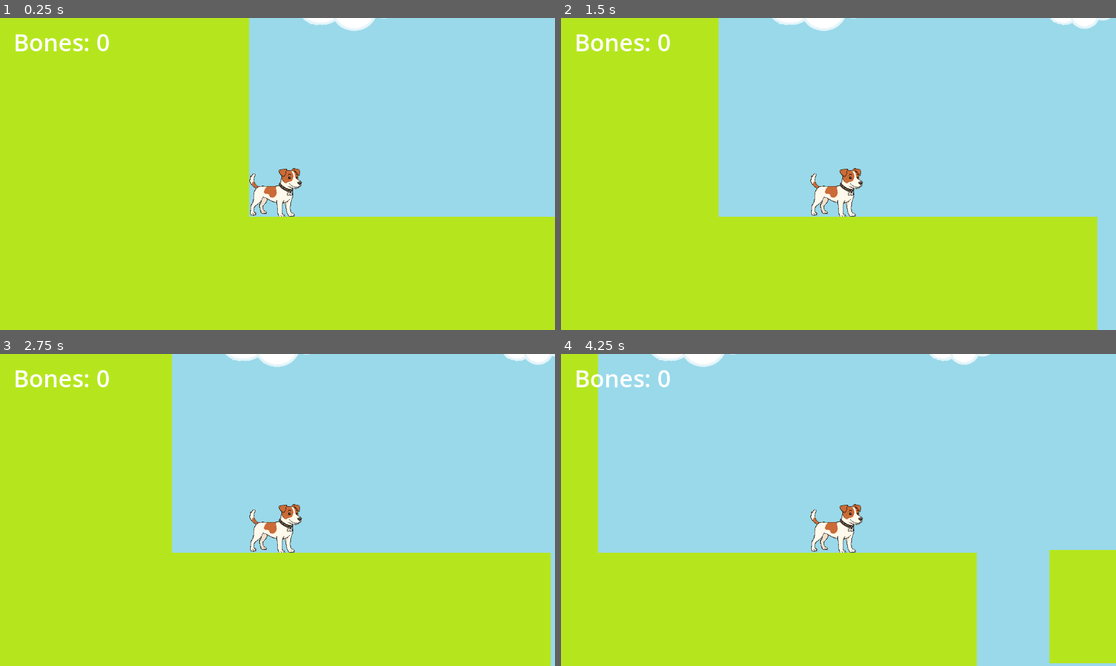
Above: before the commit, frames 1-4 (two rows, left to right).
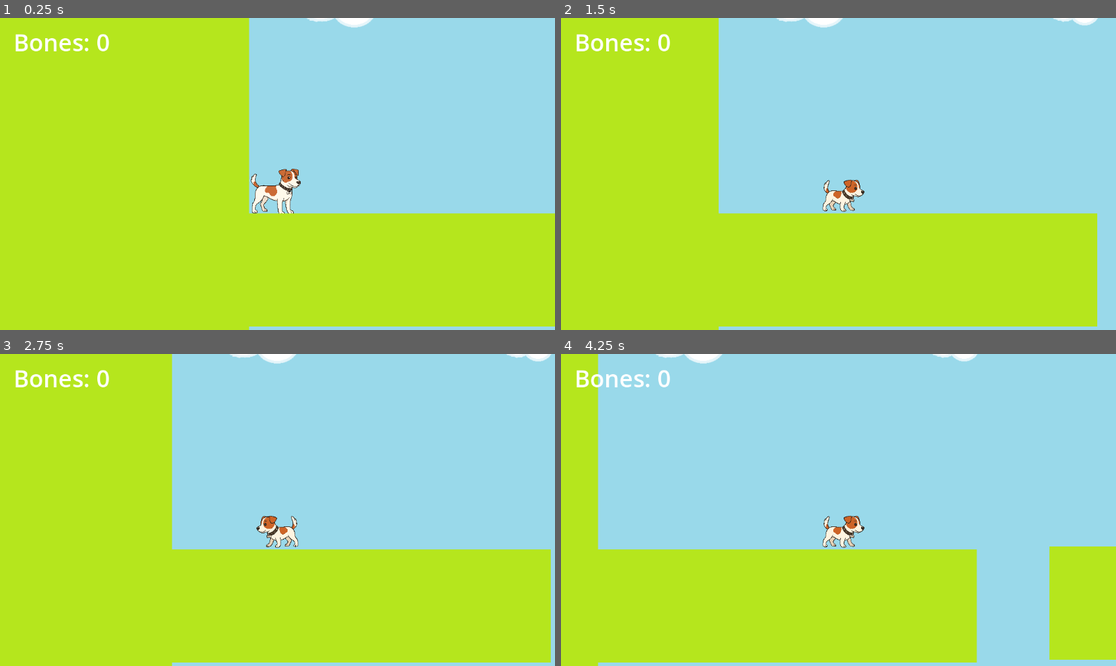
Above: after the commit, the same moments.

Repository: marinatrivino/Dog-Adventure5
Game: Godot game, scene res://Scenes/Level1.tscn
The game is run twice, just before and just after one commit, with the same random seed, the same clock (stepped at 60 frames per second) and the same inputs.
Inputs:
- Up to frame 1 (0.25 s): no input
- Up to frame 2 (1.5 s): tap Enter (ui_accept) at 0.5, 0.77 s; hold Right (ui_right) from 0.53 s (still down)
- Up to frame 3 (2.75 s): tap Enter (ui_accept) at 1.52 s; release Right (ui_right) at 2.03 s; hold Left (ui_left) from 2.03 s (still down)
- Up to frame 4 (4.25 s): release Left (ui_left) at 2.78 s; hold Right (ui_right) from 2.78 s (still down); tap Enter (ui_accept) at 3.02, 3.77 s

The runs differ from the first frame. In frame 1, 1.8% of the frame differs, in the area x 44-100%, y 0-100%; in frame 2, 2.7%; in frame 3, 2.7%; in frame 4, 2.9%, in the area x 6-100%, y 0-100%.

Commit message:
agrego animaciones del personaje

Diff:
--- a/Scenes/Player.tscn
+++ b/Scenes/Player.tscn
@@ -1,7 +1,9 @@
-[gd_scene load_steps=7 format=3 uid="uid://c7pv13sk6mrp7"]
+[gd_scene load_steps=9 format=3 uid="uid://c7pv13sk6mrp7"]
 
 [ext_resource type="Script" uid="uid://c24tsb3vbjtsg" path="res://Scripts/player.gd" id="1_kpjcp"]
 [ext_resource type="Texture2D" uid="uid://bc7v8r1q2ea2p" path="res://Assets/PERRO DEFINITIVO.png" id="1_xhfnw"]
+[ext_resource type="Texture2D" uid="uid://bo071x6sx45xb" path="res://Assets/PERRO SALTANDO RECORTADO.png" id="3_dewec"]
+[ext_resource type="Texture2D" uid="uid://ditwm1ud48ls1" path="res://Assets/PERRO INTENTANDO CAMINAR RECORTADO.png" id="4_5ixxa"]
 
 [sub_resource type="SpriteFrames" id="SpriteFrames_kpjcp"]
 animations = [{
@@ -18,7 +20,23 @@
 "texture": ExtResource("1_xhfnw")
 }],
 "loop": true,
-"name": &"default",
+"name": &"idle",
+"speed": 5.0
+}, {
+"frames": [{
+"duration": 1.0,
+"texture": ExtResource("3_dewec")
+}],
+"loop": true,
+"name": &"jump",
+"speed": 5.0
+}, {
+"frames": [{
+"duration": 1.0,
+"texture": ExtResource("4_5ixxa")
+}],
+"loop": true,
+"name": &"walk",
 "speed": 5.0
 }]
 
@@ -26,9 +44,8 @@
 radius = 31.0047
 height = 85.9984
 
-[sub_resource type="CapsuleShape2D" id="CapsuleShape2D_kne1u"]
-radius = 147.526
-height = 431.379
+[sub_resource type="CircleShape2D" id="CircleShape2D_dewec"]
+radius = 194.705
 
 [sub_resource type="CapsuleShape2D" id="CapsuleShape2D_e80uo"]
 radius = 16.0
@@ -38,21 +55,23 @@
 script = ExtResource("1_kpjcp")
 
 [node name="AnimatedSprite2D" type="AnimatedSprite2D" parent="."]
-position = Vector2(13.8125, -13.5)
-scale = Vector2(0.114827, 0.118164)
+position = Vector2(14, -16)
+rotation = -0.00623672
+scale = Vector2(0.108968, 0.110352)
 sprite_frames = SubResource("SpriteFrames_kpjcp")
+animation = &"idle"
 
 [node name="CollisionShape2D2" type="CollisionShape2D" parent="."]
-position = Vector2(-1.00029, -0.00012207)
+position = Vector2(-2, -7)
 rotation = 1.56587
 shape = SubResource("CapsuleShape2D_kpjcp")
 one_way_collision_margin = 0.0
 
 [node name="CollisionShape2D" type="CollisionShape2D" parent="."]
-position = Vector2(33.9997, -45.0001)
+position = Vector2(35, -44)
 rotation = 1.5708
 scale = Vector2(0.115234, 0.115906)
-shape = SubResource("CapsuleShape2D_kne1u")
+shape = SubResource("CircleShape2D_dewec")
 
 [node name="CollisionShape2D3" type="CollisionShape2D" parent="."]
 position = Vector2(-23, -18)
--- a/Scripts/player.gd
+++ b/Scripts/player.gd
@@ -5,31 +5,53 @@
 var gravity := 980
 
 var bones = 0
-var anim: AnimationPlayer
 var respawn_position: Vector2
 var death_y: float = 1200.0
 var invulnerable := false
 
+@onready var animated_sprite: AnimatedSprite2D = $AnimatedSprite2D
+
+func _ready():
+	respawn_position = global_position
+
+
 func _physics_process(delta):
+	# Movimiento horizontal
 	velocity.x = 0
 	if Input.is_action_pressed("ui_right"):
 		velocity.x += speed
-	if Input.is_action_pressed("ui_left"):
+		animated_sprite.flip_h = false
+	elif Input.is_action_pressed("ui_left"):
 		velocity.x -= speed
+		animated_sprite.flip_h = true
+
 	# Gravedad
 	if not is_on_floor():
 		velocity.y += gravity * delta
 	else:
-		velocity.y = 0  # ⚠️ resetea al tocar el piso
+		velocity.y = 0  # resetea al tocar el piso
 
+	# Saltar
 	if is_on_floor() and Input.is_action_just_pressed("ui_accept"):
 		velocity.y = jump_force
 
+	# Muerte si cae demasiado
 	if global_position.y > death_y:
 		print("Cayó abajo, debería morir")
 		die()
 
+	# Movimiento real
 	move_and_slide()
+
+	# --------------------------
+	# Animaciones
+	# --------------------------
+	if not is_on_floor():
+		animated_sprite.play("jump")
+	elif velocity.x != 0:
+		animated_sprite.play("walk")
+	else:
+		animated_sprite.play("idle")
 
 
 func add_bone():
@@ -40,11 +62,6 @@
 func _on_hueso_6_body_entered(body: Node2D) -> void:
 	if body.name == "Player":
 		queue_free()
-
-func _ready():
-	anim = $AnimationPlayer
-	respawn_position = global_position
-
 
 func die():
 	if invulnerable:
